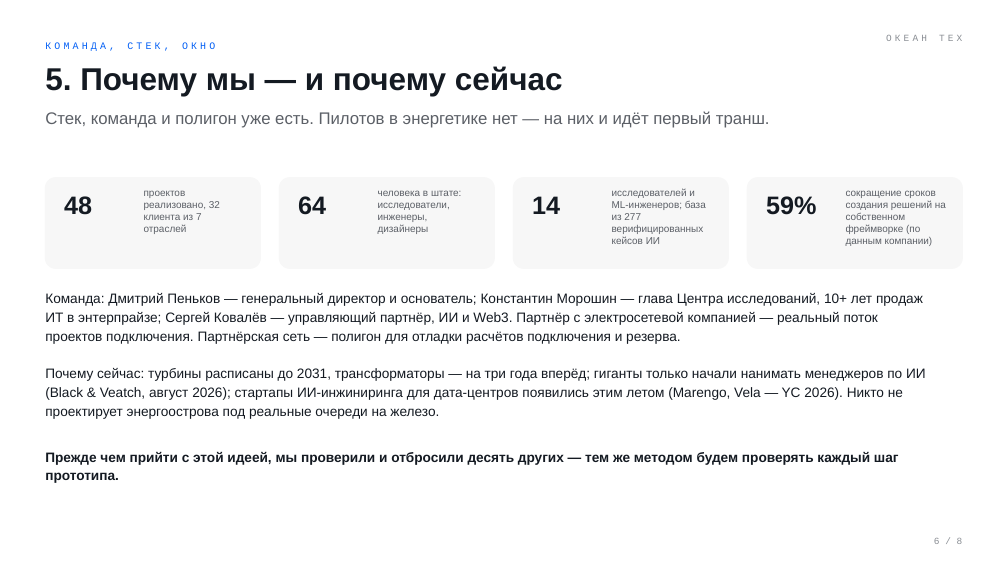
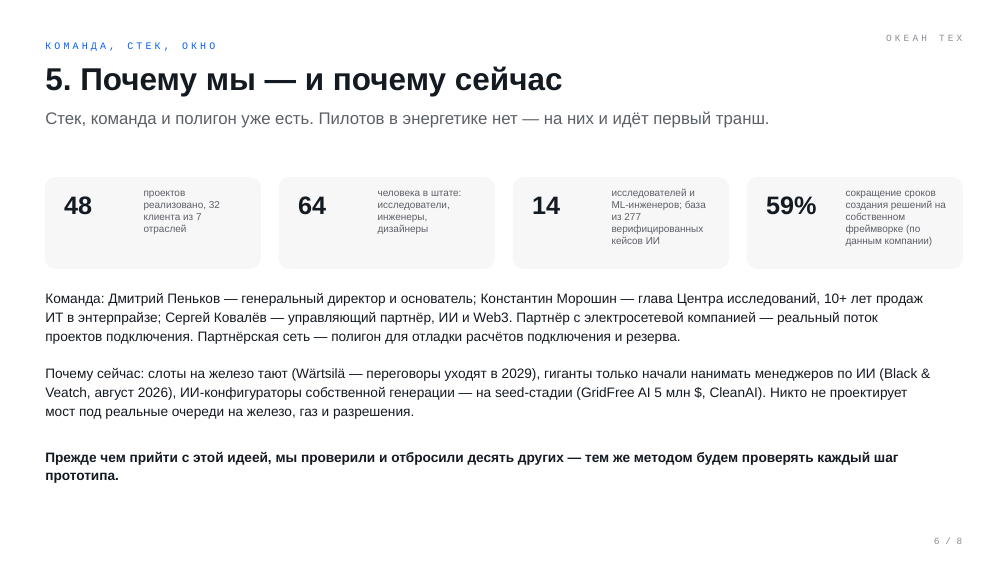
Before and after one commit to komoroshin/research, a slide deck: slide 6 of ai-case-library/research/ventures/grid-idea-island.pptx. Drawn at 1008x567 pixels with LibreOffice and Linux fonts; fonts in the diff are those of the drawing. Boxes give left, top, right and bottom in pixels: in the first picture for what was removed or moved away, otherwise in the second. Text is boxed around its words. In the diff, an @@ line names an element or a change of style, - is before the commit and + after.

```diff
--- a/ai-case-library/research/ventures/grid-idea-island.pptx
+++ b/ai-case-library/research/ventures/grid-idea-island.pptx
@@ text at <box>45,368,917,419</box>: text changed @@
-Почему сейчас: турбины расписаны до 2031, трансформаторы — на три года вперёд; гиганты только начали нанимать менеджеров по ИИ (Black & Veatch, август 2026); стартапы ИИ-инжиниринга для дата-центров появились этим летом (Marengo, Vela — YC 2026). Никто не проектирует энергоострова под реальные очереди на железо.
+Почему сейчас: слоты на железо тают (Wärtsilä — переговоры уходят в 2029), гиганты только начали нанимать менеджеров по ИИ (Black & Veatch, август 2026), ИИ-конфигураторы собственной генерации — на seed-стадии (GridFree AI 5 млн $, CleanAI). Никто не проектирует мост под реальные очереди на железо, газ и разрешения.
```
Also in this commit, not shown: 7 other slides changed, 8 other files.
